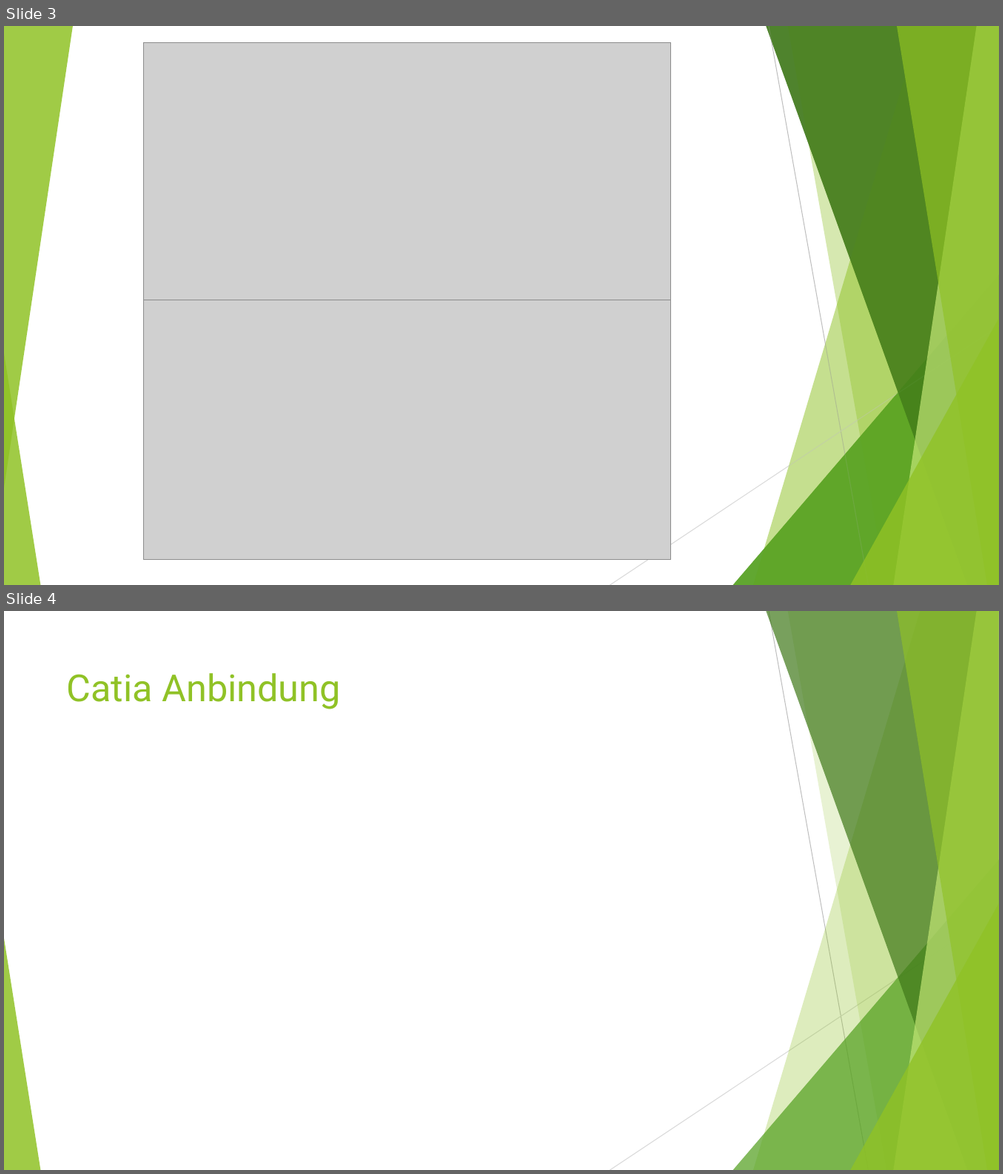
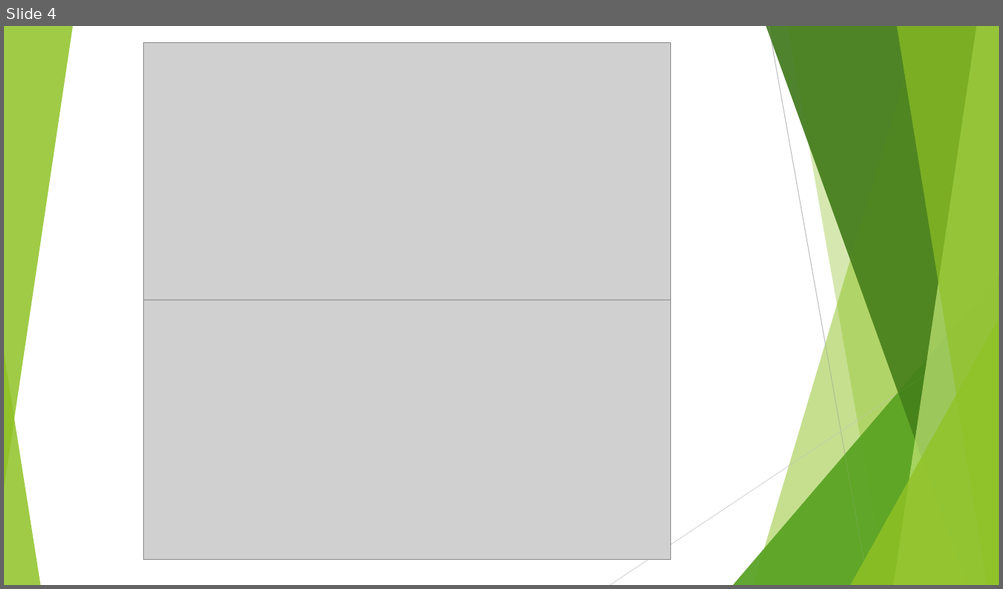
Before and after one commit to baetjer/HSP_GruppeF_Sprint1, a slide deck: Sprint 3/Abgabe-Dateien/Sptrint 3 Präsentation.pptx. Shown one above the other, each under a label of ours: slides 3 and 4 before the commit, slide 4 after it. The pictures are 1003x1174 and 1003x589 pixels, drawn with LibreOffice and Linux fonts; fonts in the diff are those of the drawing; grey boxes stand for pictures. Boxes give left, top, right and bottom in pixels: in the first picture for what was removed or moved away, otherwise in the second. Text is boxed around its words. In the diff, an @@ line names an element or a change of style, - is before the commit and + after.

```diff
--- a/Sprint 3/Abgabe-Dateien/Sptrint 3 Präsentation.pptx
+++ b/Sprint 3/Abgabe-Dateien/Sptrint 3 Präsentation.pptx
@@ slide 4 removed at bbox=[4, 611, 999, 1170], background #FFFFFF; not listed: 8 template elements that a slide beside it also shows @@
@@ line removed from (768, 611) to (868, 1170) @@
@@ title removed at bbox=[67, 673, 340, 709] @@
-Catia Anbindung
@@ line removed from (999, 911) to (610, 1170) @@
@@ what was slide 3 is now slide 4 @@
```
Also in this commit, not shown: 1 slide changed, 1 slide added.
